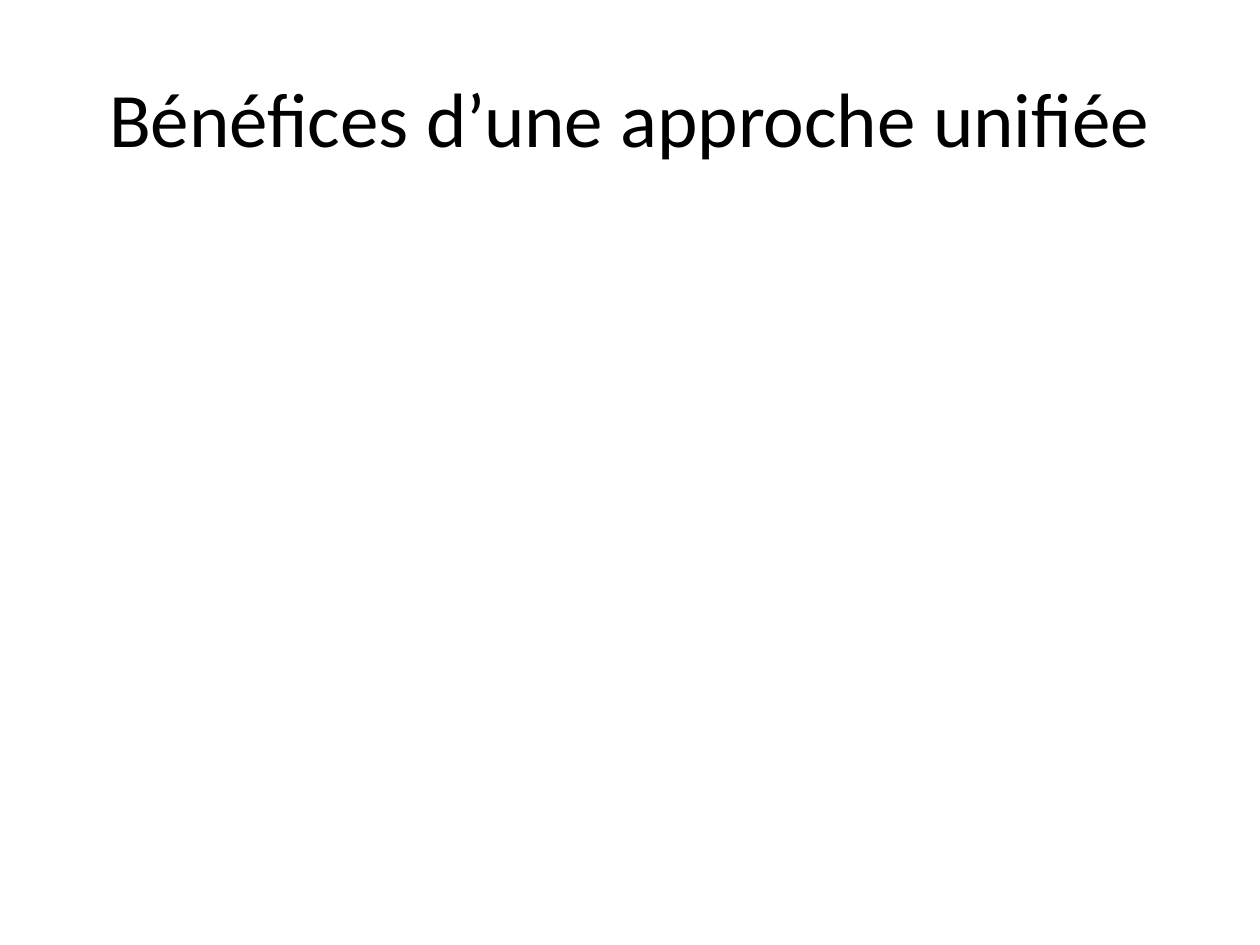
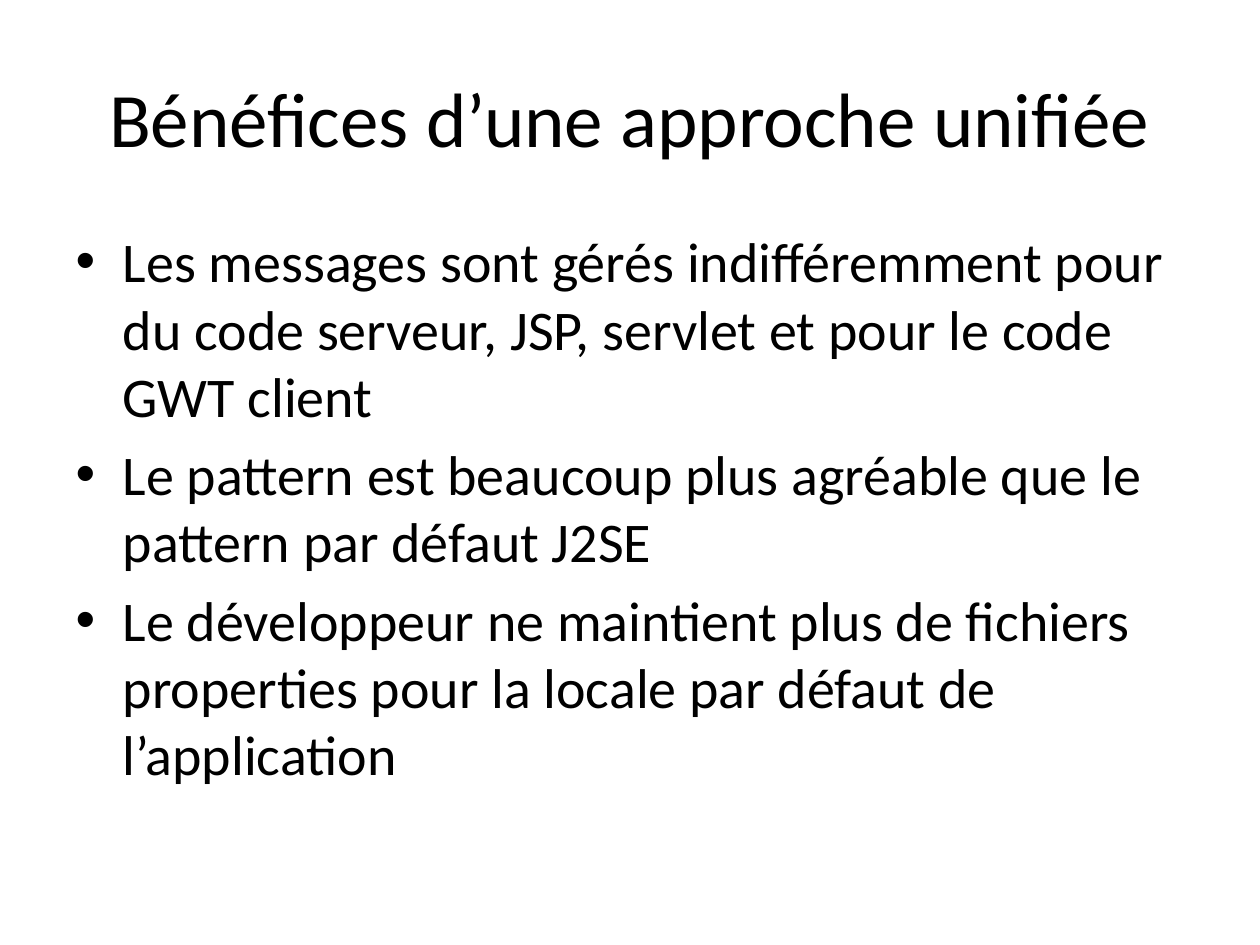
Before and after one commit to dbaeli/ez18n, a slide deck: slide 6 of ez18n-slides/ez18n_hands_on.pptx. Drawn at 1260x945 pixels with LibreOffice and Linux fonts; fonts in the diff are those of the drawing; background and template pictures are left out. Boxes give left, top, right and bottom in pixels: in the first picture for what was removed or moved away, otherwise in the second. Text is boxed around its words. In the diff, an @@ line names an element or a change of style, - is before the commit and + after.

```diff
--- a/ez18n-slides/ez18n_hands_on.pptx
+++ b/ez18n-slides/ez18n_hands_on.pptx
@@ text added at (123,243,1163,784), 32 pt, text #000000 @@
+• Les messages sont gérés indifféremment pour du code serveur, JSP, servlet et pour le code GWT client
+• Le pattern est beaucoup plus agréable que le pattern par défaut J2SE
+• Le développeur ne maintient plus de fichiers properties pour la locale par défaut de l’application
```
Also in this commit, not shown: 12 other slides changed, 4 slides added, 1 slide removed, 14 other files.
